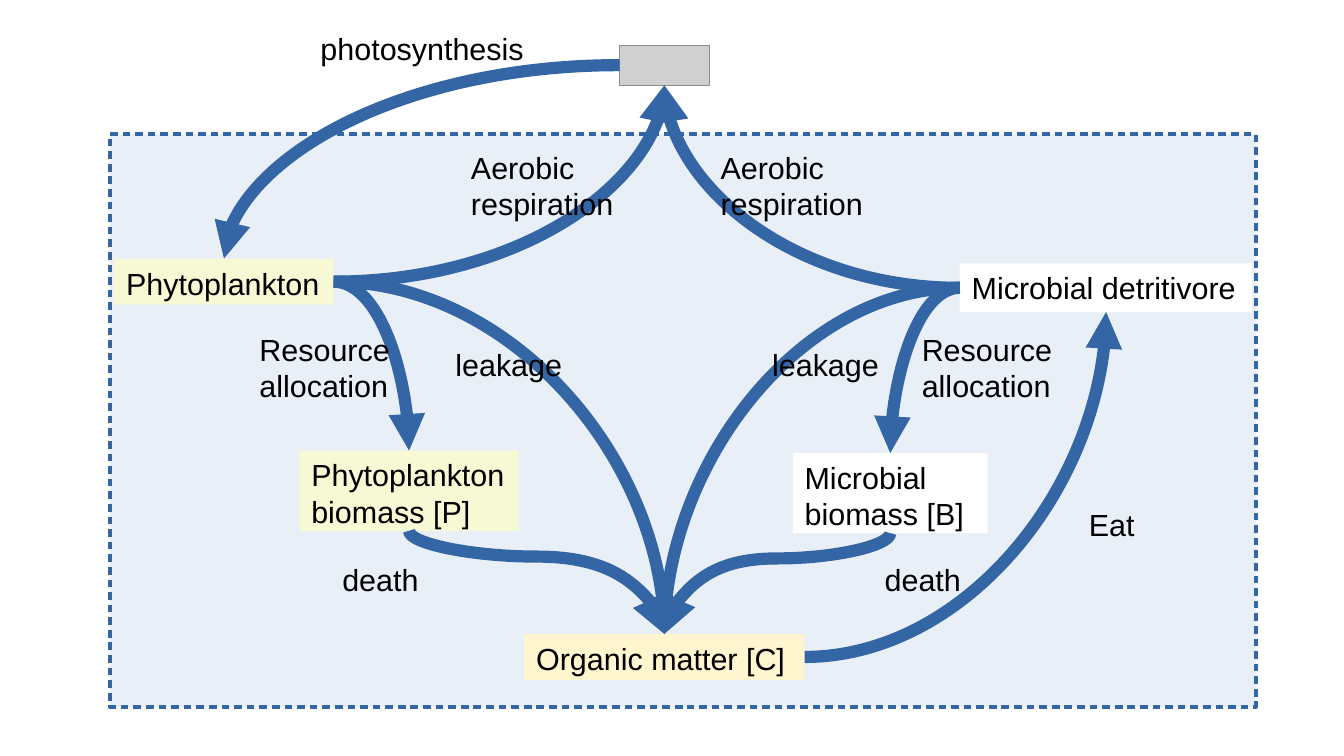
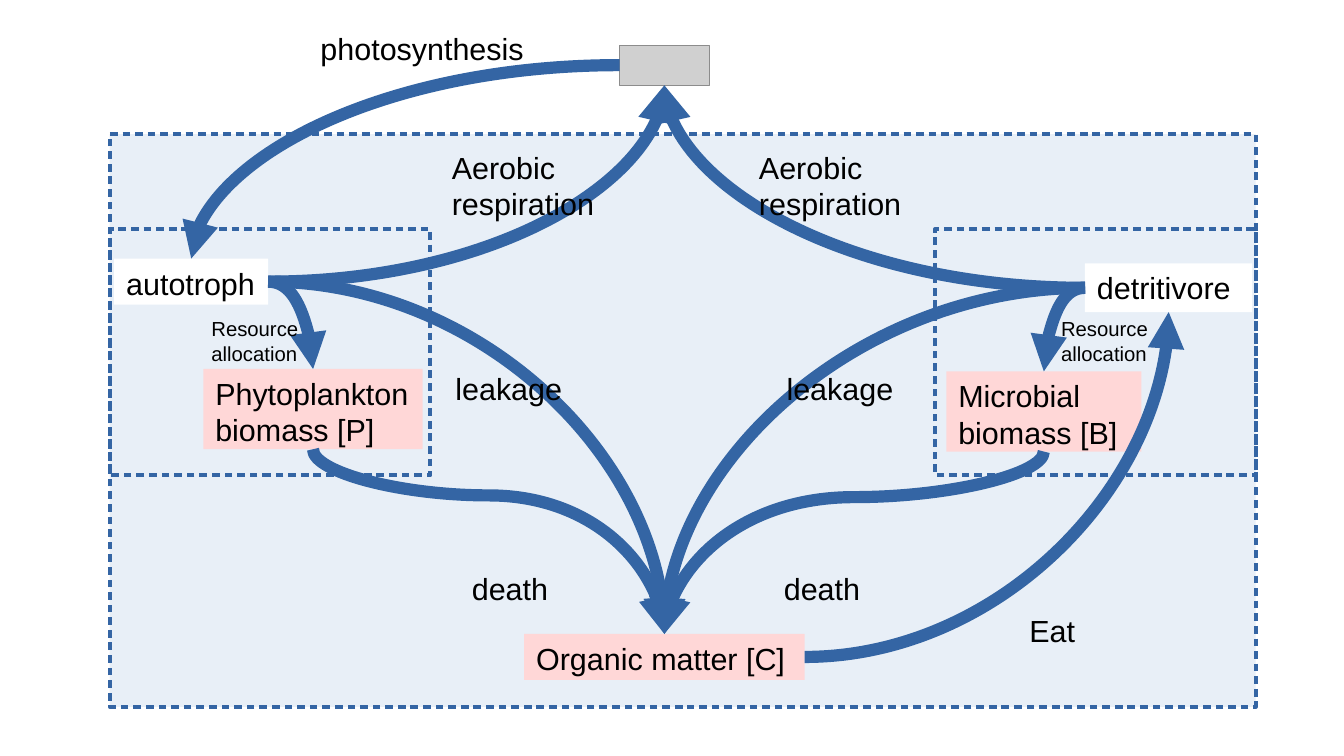
Before and after one commit to ph-u/PhyBac_C-Capture, a slide deck: slide 11 of sandbox/diagrams.odp. Drawn at 1344x756 pixels with LibreOffice and Linux fonts; fonts in the diff are those of the drawing; grey boxes stand for pictures. Boxes give left, top, right and bottom in pixels: in the first picture for what was removed or moved away, otherwise in the second. Text is boxed around its words. In the diff, an @@ line names an element or a change of style, - is before the commit and + after.

```diff
--- a/sandbox/diagrams.odp
+++ b/sandbox/diagrams.odp
@@ curved arrow moved from (620, 65) - (224, 259) to (620, 65) - (191, 259) @@
@@ curved arrow moved from (334, 282) - (665, 85) to (268, 282) - (665, 85) @@
@@ curved arrow moved from (960, 288) - (665, 85) to (1085, 288) - (665, 85) @@
@@ text "Aerobic respiration" moved from (x1=471, y1=157, x2=613, y2=221) to (x1=452, y1=157, x2=594, y2=221) @@
@@ text "Aerobic respiration" moved from (x1=721, y1=157, x2=863, y2=221) to (x1=759, y1=157, x2=901, y2=221) @@
@@ rectangle added at (x1=110, y1=229, x2=431, y2=476), outline #3465A4 2.3 pt @@
@@ rectangle added at (x1=935, y1=229, x2=1256, y2=476), outline #3465A4 2.3 pt @@
@@ rectangle removed at (x1=115, y1=259, x2=334, y2=305) @@
-Phytoplankton
@@ rectangle added at (x1=115, y1=259, x2=268, y2=305), fill #FFFFFF, 18 pt, text #000000 @@
+autotroph
@@ rectangle "detritivore" resized from (x1=960, y1=263, x2=1253, y2=312) to (x1=1085, y1=263, x2=1253, y2=312) @@
@@ curved arrow moved from (334, 282) - (665, 634) to (268, 282) - (665, 634) @@
@@ curved arrow moved from (334, 282) - (410, 451) to (268, 282) - (313, 370) @@
@@ curved arrow moved from (960, 288) - (665, 634) to (1085, 288) - (665, 634) @@
@@ curved arrow moved from (960, 288) - (890, 454) to (1085, 288) - (1044, 372) @@
@@ text in rectangle at (x1=1097, y1=277, x2=1231, y2=300): text changed @@
-Microbial detritivore
+detritivore
@@ text "Resource allocation" moved from (x1=259, y1=337, x2=389, y2=398) to (x1=211, y1=322, x2=298, y2=362) @@
@@ text "Resource allocation" at (x1=211, y1=322, x2=298, y2=362): size 18 to 12 pt @@
@@ curved arrow moved from (805, 657) - (1106, 312) to (805, 657) - (1170, 312) @@
@@ text "Resource allocation" at (x1=1061, y1=322, x2=1148, y2=362): size 18 to 12 pt @@
@@ text "Resource allocation" moved from (x1=922, y1=340, x2=1052, y2=398) to (x1=1061, y1=322, x2=1148, y2=362) @@
@@ rectangle "Phytoplankton biomass [P]" moved from (x1=300, y1=451, x2=520, y2=532) to (x1=204, y1=370, x2=423, y2=450) @@
@@ rectangle "Phytoplankton biomass [P]" at (x1=204, y1=370, x2=423, y2=450): fill #F6F9D4 to #FFD7D7 @@
@@ text "leakage" moved from (x1=455, y1=352, x2=562, y2=382) to (x1=455, y1=376, x2=562, y2=406) @@
@@ text "leakage" moved from (x1=772, y1=352, x2=879, y2=382) to (x1=787, y1=376, x2=894, y2=406) @@
@@ rectangle "Microbial biomass [B]" moved from (x1=793, y1=452, x2=988, y2=533) to (x1=946, y1=372, x2=1142, y2=452) @@
@@ rectangle "Microbial biomass [B]" at (x1=946, y1=372, x2=1142, y2=452): fill #FFFFFF to #FFD7D7 @@
@@ curved arrow moved from (409, 531) - (665, 634) to (313, 449) - (665, 634) @@
@@ curved arrow moved from (890, 533) - (665, 634) to (1044, 451) - (665, 634) @@
@@ text "death" moved from (x1=342, y1=569, x2=418, y2=592) to (x1=472, y1=578, x2=548, y2=601) @@
@@ text "death" rewrapped from (x1=885, y1=569, x2=961, y2=597) to (x1=784, y1=578, x2=860, y2=601) @@
@@ text "Eat" moved from (x1=1089, y1=515, x2=1135, y2=537) to (x1=1029, y1=621, x2=1075, y2=643) @@
@@ rectangle "Organic matter [C]" at (x1=524, y1=634, x2=805, y2=681): fill #FFF5CE to #FFD7D7 @@
```
Also in this commit, not shown: 1 other file.
